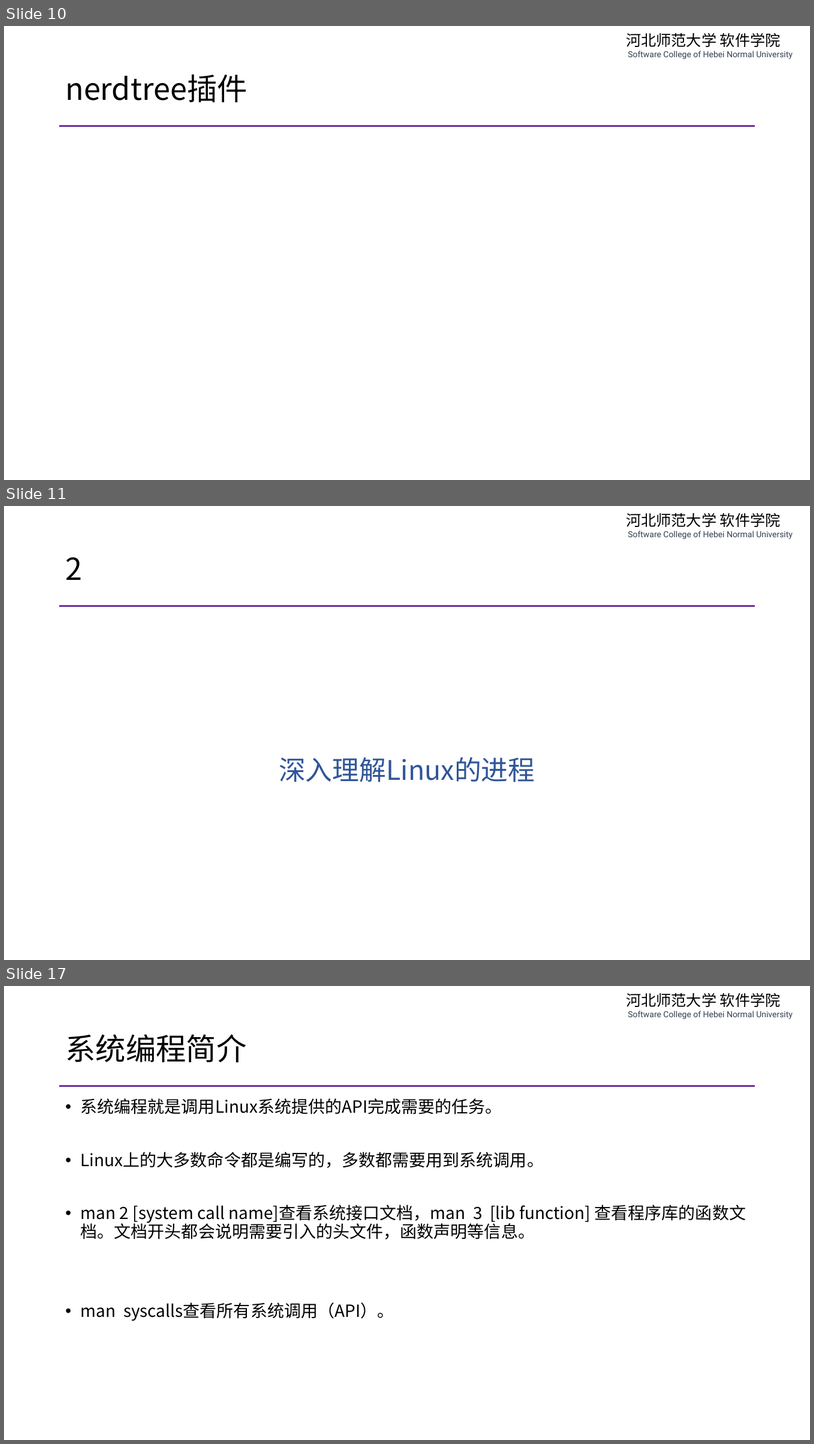
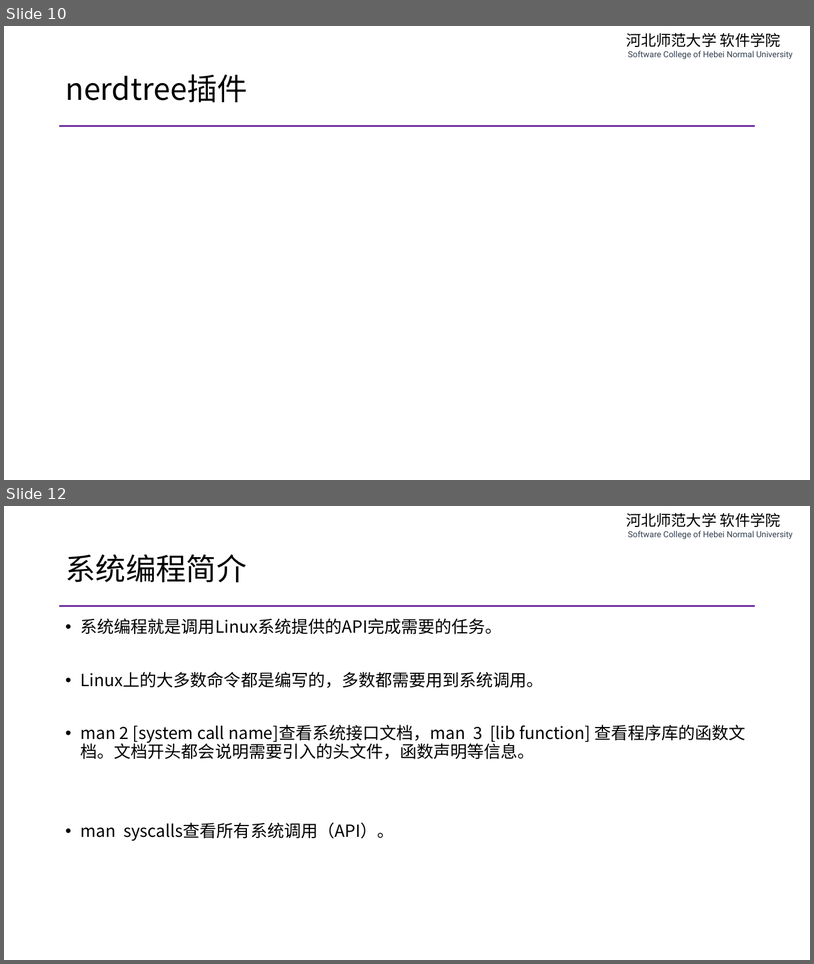
Before and after one commit to edu2act/course-php-serverside-development-on-linux, a slide deck: materials/slides/ch05-vim-and-linux-system-programming.pptx. Shown one above the other, each under a label of ours: slides 10, 11 and 17 before the commit, slides 10 and 12 after it; the slides between them are not shown. The pictures are 814x1444 and 814x964 pixels, drawn with LibreOffice and Linux fonts; fonts in the diff are those of the drawing. Boxes give left, top, right and bottom in pixels: in the first picture for what was removed or moved away, otherwise in the second. Text is boxed around its words. In the diff, an @@ line names an element or a change of style, - is before the commit and + after.

```diff
--- a/materials/slides/ch05-vim-and-linux-system-programming.pptx
+++ b/materials/slides/ch05-vim-and-linux-system-programming.pptx
@@ slide 11 removed at box(4, 506, 810, 960), background #FFFFFF; not listed: 2 template elements that a slide beside it also shows @@
@@ title removed at box(65, 557, 82, 580) @@
-2
@@ text removed at box(279, 757, 535, 782) @@
-深入理解Linux的进程
@@ what was slide 17 is now slide 12 @@
```
Also in this commit, not shown: 2 slides changed, 4 other slides removed, 4 other files.
